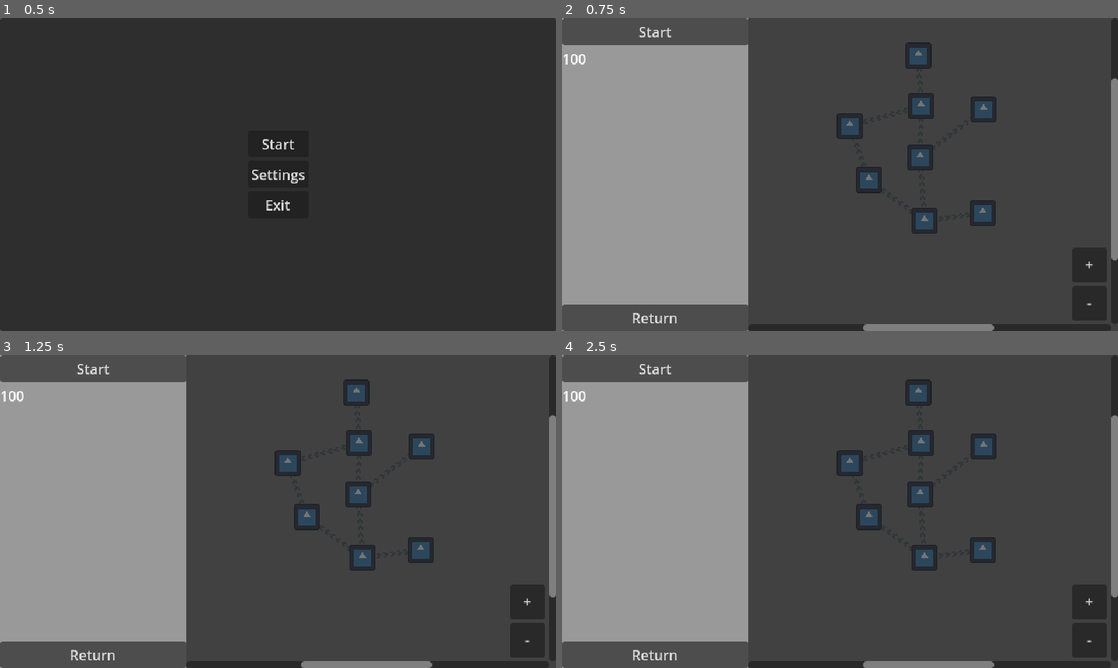
Above: before the commit, frames 1-4 (two rows, left to right).
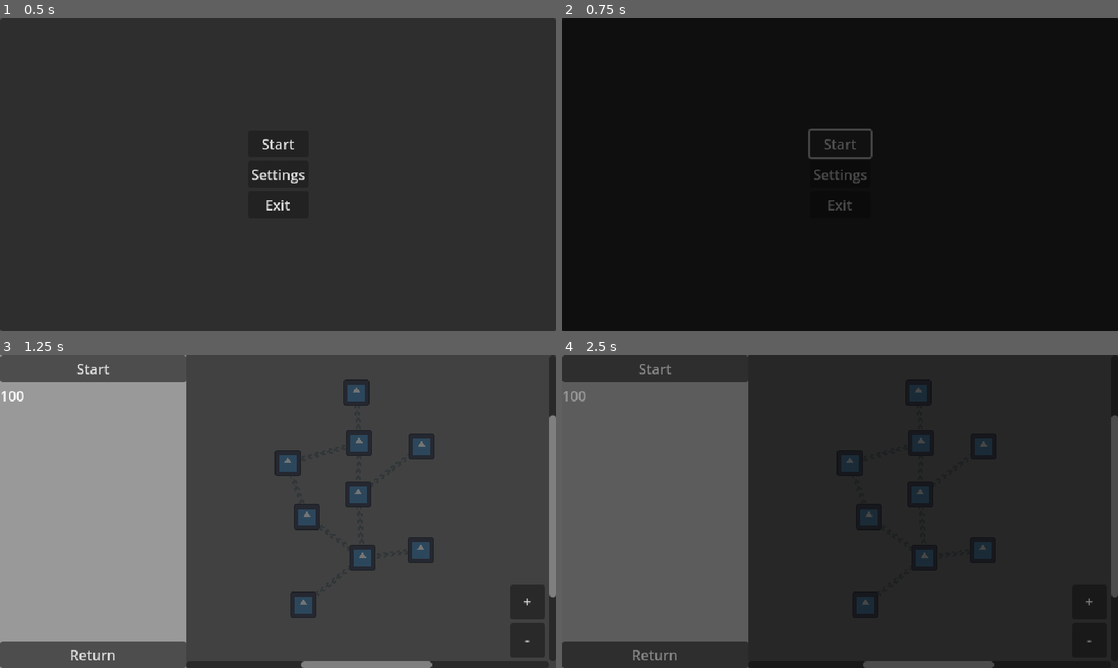
Above: after the commit, the same moments.

Repository: Christian-3-NA/incremental-breaker
Game: Godot game, scene res://Scenes/main_menu.tscn
The game is run twice, just before and just after one commit, with the same random seed, the same clock (stepped at 60 frames per second) and the same inputs. The engine's default icon, where the game draws it, is replaced by a stand-in: a white triangle on a blue panel in a dark square.
Inputs:
- Up to frame 1 (0.5 s): no input
- Up to frame 2 (0.75 s): click "Start" at 0.5 s
- Up to frame 3 (1.25 s): no input
- Up to frame 4 (2.5 s): click "Return" at 1.25 s; click "Start" at 2 s

Frame 1 is identical in both runs. In frame 2, 99% of the frame differs, in the area x 0-100%, y 0-100%; in frame 3, 0.4%; in frame 4, 95%.

Commit message:
powerups!

Diff:
--- a/Scenes/game_manager.tscn
+++ b/Scenes/game_manager.tscn
@@ -1,6 +1,7 @@
-[gd_scene load_steps=10 format=3 uid="uid://dq7qljelx3qne"]
+[gd_scene load_steps=11 format=3 uid="uid://dq7qljelx3qne"]
 
 [ext_resource type="Script" uid="uid://bbocmn23ten61" path="res://Scripts/game_manager.gd" id="1_opyn2"]
+[ext_resource type="PackedScene" uid="uid://bru8kicfx4ugg" path="res://Scenes/safety_net.tscn" id="2_e5fcp"]
 
 [sub_resource type="StyleBoxFlat" id="StyleBoxFlat_3pc81"]
 bg_color = Color(0.117647, 0.215686, 0.215686, 1)
@@ -102,3 +103,8 @@
 
 [node name="BlockLowerTimer" type="Timer" parent="."]
 one_shot = true
+
+[node name="SafetyNet" parent="." instance=ExtResource("2_e5fcp")]
+process_mode = 4
+visible = false
+position = Vector2(160, 330)
--- a/Scenes/global.tscn
+++ b/Scenes/global.tscn
@@ -1,10 +1,66 @@
-[gd_scene load_steps=2 format=3 uid="uid://byf6toar5qc8h"]
+[gd_scene load_steps=6 format=3 uid="uid://byf6toar5qc8h"]
 
 [ext_resource type="Script" uid="uid://qt6wfqthh4x3" path="res://Scripts/global.gd" id="1_ohcpx"]
 
+[sub_resource type="StyleBoxFlat" id="StyleBoxFlat_koean"]
+bg_color = Color(0, 0, 0, 1)
+
+[sub_resource type="Animation" id="Animation_o8ivi"]
+length = 0.001
+tracks/0/type = "value"
+tracks/0/imported = false
+tracks/0/enabled = true
+tracks/0/path = NodePath("SceneTransitionScreen:modulate")
+tracks/0/interp = 1
+tracks/0/loop_wrap = true
+tracks/0/keys = {
+"times": PackedFloat32Array(0),
+"transitions": PackedFloat32Array(1),
+"update": 0,
+"values": [Color(1, 1, 1, 1)]
+}
+
+[sub_resource type="Animation" id="Animation_koean"]
+resource_name = "scene_transition"
+length = 0.25
+tracks/0/type = "value"
+tracks/0/imported = false
+tracks/0/enabled = true
+tracks/0/path = NodePath("SceneTransitionScreen:modulate")
+tracks/0/interp = 1
+tracks/0/loop_wrap = true
+tracks/0/keys = {
+"times": PackedFloat32Array(0, 0.25),
+"transitions": PackedFloat32Array(1, 1),
+"update": 0,
+"values": [Color(1, 1, 1, 0), Color(1, 1, 1, 1)]
+}
+
+[sub_resource type="AnimationLibrary" id="AnimationLibrary_yl8w0"]
+_data = {
+&"RESET": SubResource("Animation_o8ivi"),
+&"scene_transition": SubResource("Animation_koean")
+}
+
 [node name="Global" type="Node"]
+process_mode = 3
 script = ExtResource("1_ohcpx")
 
 [node name="GameTimer" type="Timer" parent="."]
 wait_time = 30.0
 one_shot = true
+
+[node name="SceneTransitionScreen" type="Panel" parent="."]
+visible = false
+z_index = 64
+z_as_relative = false
+offset_right = 640.0
+offset_bottom = 360.0
+mouse_filter = 2
+theme_override_styles/panel = SubResource("StyleBoxFlat_koean")
+
+[node name="SceneTransitionPlayer" type="AnimationPlayer" parent="."]
+libraries = {
+&"": SubResource("AnimationLibrary_yl8w0")
+}
+playback_auto_capture_transition_type = 4
--- /dev/null
+++ b/Scenes/powerup.tscn
@@ -0,0 +1,10 @@
+[gd_scene load_steps=3 format=3 uid="uid://bk0ymnra8wigw"]
+
+[ext_resource type="Script" uid="uid://clcl5q8apahs" path="res://Scripts/powerup.gd" id="1_85oov"]
+[ext_resource type="Texture2D" uid="uid://bmf1pdju8mgxh" path="res://Assets/power_up_icons/extra_ball_power.png" id="2_dkaad"]
+
+[node name="Powerup" type="Node2D"]
+script = ExtResource("1_85oov")
+
+[node name="PowerupSprite" type="Sprite2D" parent="."]
+texture = ExtResource("2_dkaad")
--- /dev/null
+++ b/Scenes/safety_net.tscn
@@ -0,0 +1,20 @@
+[gd_scene load_steps=4 format=3 uid="uid://bru8kicfx4ugg"]
+
+[ext_resource type="Script" uid="uid://fgq6ajgkl2iy" path="res://Scripts/safety_net.gd" id="1_68457"]
+[ext_resource type="Texture2D" uid="uid://dstydst7jjb6b" path="res://Assets/safety_net.png" id="1_s0tuf"]
+
+[sub_resource type="RectangleShape2D" id="RectangleShape2D_68457"]
+size = Vector2(320, 8)
+
+[node name="SafetyNet" type="CharacterBody2D"]
+script = ExtResource("1_68457")
+
+[node name="SafetyNetSprite" type="Sprite2D" parent="."]
+position = Vector2(-1.33514e-05, 0)
+scale = Vector2(40, 1)
+texture = ExtResource("1_s0tuf")
+
+[node name="SafetyNetCollision" type="CollisionShape2D" parent="."]
+shape = SubResource("RectangleShape2D_68457")
+one_way_collision = true
+one_way_collision_margin = 8.0
--- a/Scenes/shop_tree.tscn
+++ b/Scenes/shop_tree.tscn
@@ -89,7 +89,7 @@
 value_to_change = "coin_chance"
 value_change_mode = "set"
 new_value = 0.5
-unlocks = [NodePath("../FasterBallUpgrade"), NodePath("../HigherMoney2Upgrade"), NodePath("../BuyLaserUpgrade")]
+unlocks = [NodePath("../FasterBallUpgrade"), NodePath("../HigherMoney2Upgrade"), NodePath("../BuyLaserUpgrade"), NodePath("../MoreSafetyNets")]
 
 [node name="LongerGameTime" parent="." node_paths=PackedStringArray("unlocked_by") instance=ExtResource("1_pwjfw")]
 layout_mode = 0
@@ -132,3 +132,17 @@
 value_change_mode = "subtract_float"
 new_value = 150.0
 unlocked_by = [NodePath("../BuyLaserUpgrade"), NodePath("../BiggerPaddleUpgrade")]
+
+[node name="MoreSafetyNets" parent="." node_paths=PackedStringArray("unlocked_by") instance=ExtResource("1_pwjfw")]
+layout_mode = 0
+offset_left = 507.0
+offset_top = 392.0
+offset_right = 537.0
+offset_bottom = 422.0
+upgrade_cost = 5
+upgrade_name = "Safety Net"
+upgrade_description = "Keeps your ball from falling once."
+value_to_change = "starting_nets"
+value_change_mode = "add_float"
+new_value = 1.0
+unlocked_by = [NodePath("../HigherMoneyUpgrade")]
--- a/Scripts/ball.gd
+++ b/Scripts/ball.gd
@@ -79,7 +79,7 @@
 							collision_target.hit()
 
 
-''' ---------- DEFAULT FUNCTIONS ---------- '''
+''' ---------- CUSTOM FUNCTIONS ---------- '''
 
 func shatter():
 	ball_destroyed.emit(self)
--- a/Scripts/block.gd
+++ b/Scripts/block.gd
@@ -8,10 +8,12 @@
 
 # Scenes
 var coin_scene = preload("res://Scenes/coin.tscn")
+var powerup_scene = preload("res://Scenes/powerup.tscn")
 var rng = RandomNumberGenerator.new()
 
 # Variables
 var health = 1
+var child_powerup
 
 ''' ---------- CUSTOM FUNCTIONS ---------- '''
 
@@ -25,7 +27,16 @@
 			new_coin.position = position
 			get_parent().add_child(new_coin)
 
+		if child_powerup:
+			child_powerup.activate_powerup()
 		queue_free()
 
 	else:
 		$CracksSprite.show()
+
+
+func spawn_with_powerup(powerup_type):
+	var new_powerup = powerup_scene.instantiate()
+	new_powerup.powerup_type = powerup_type
+	child_powerup = new_powerup
+	add_child(new_powerup)
--- a/Scripts/game_manager.gd
+++ b/Scripts/game_manager.gd
@@ -22,14 +22,27 @@
 var default_block_lower_timer = 1
 var spawn_wave_at_height = 0
 
+var powerup_spawn_names = Global.all_powerup_names
+var powerup_spawn_weights = Global.all_powerup_spawn_weights
+var spawn_none_chance = 1.0
+
 # Gameplay Variables
 var current_height = 0
+var current_nets = Global.starting_nets
 
 
 ''' ---------- DEFAULT FUNCTIONS ---------- '''
 
 # Called when the node enters the scene tree for the first time.
 func _ready() -> void:
+	Global.play_scene_transition(false)
+
+	# Powerup Spawning
+	for chance in powerup_spawn_weights:
+		spawn_none_chance -= chance
+	powerup_spawn_weights.append(spawn_none_chance)
+	powerup_spawn_names.append("none")
+
 	$BlockLowerTimer.start()
 	insert_pattern(rng.randi_range(0, pattern_list_size))
 
@@ -43,6 +56,12 @@
 	new_paddle.position = Vector2(160, 313)
 	add_child(new_paddle)
 	paddle_ref = new_paddle
+
+	# Enable the safety net
+	current_nets = Global.starting_nets
+	if current_nets > 0:
+		$SafetyNet.process_mode = Node.PROCESS_MODE_INHERIT
+		$SafetyNet.enable_net()
 
 
 # Called every frame. 'delta' is the elapsed time since the previous frame.
@@ -65,10 +84,18 @@
 	# Height Display
 	$RightPanel/HeightDisplay.text = str(current_height)
 
+	# Spawn nets with powerups
+	current_nets = Global.safety_nets
+	if current_nets > 0:
+		$SafetyNet.process_mode = Node.PROCESS_MODE_INHERIT
+		$SafetyNet.enable_net()
+
 
 ''' ---------- CUSTOM FUNCTIONS ---------- '''
 
 func end_level():
+	Global.play_scene_transition(true)
+	await Global.get_node("SceneTransitionPlayer").animation_finished
 	get_tree().change_scene_to_file("res://Scenes/shop_screen.tscn")
 
 
@@ -133,6 +160,10 @@
 		new_brick.get_node("BlockSprite").scale *= 0.5
 		new_brick.get_node("CracksSprite").scale *= 0.5
 
+	var next_powerup_spawn = powerup_spawn_names[rng.rand_weighted(powerup_spawn_weights)]
+	if next_powerup_spawn != "none":
+		new_brick.spawn_with_powerup(next_powerup_spawn)
+
 	new_brick.get_node("BlockSprite").frame = rng.randi_range(0, 3)
 	new_brick.position = Vector2(margin + (16 * c) + (8 * (new_brick.scale.x - 1)), margin + (16 * r) - (8 * (new_brick.scale.y - 1)))
 	add_child(new_brick)
--- a/Scripts/global.gd
+++ b/Scripts/global.gd
@@ -8,10 +8,22 @@
 var ball_speed = 200.0
 var ball_count = 1.0 # how many balls
 var max_game_time = 60.0
+var safety_nets = 0.0
+var starting_nets = 0.0
+
+# Powerup spawn chances and names
+var spawn_extra_ball_name = "EXTRA_BALL"
+var spawn_extra_ball_chance = 0.1
+var spawn_safety_net_name = "SAFETY_NET"
+var spawn_safety_net_chance = 0.1
+var all_powerup_names = [spawn_extra_ball_name, spawn_safety_net_name]
+var all_powerup_spawn_weights = [spawn_extra_ball_chance, spawn_safety_net_chance]
+var total_powerup_spawn_chance = spawn_extra_ball_chance + spawn_safety_net_chance
 
 # Equipment Upgrades. bools are 0 or 1
 var laser_unlocked = 0
 
+# Upgrade list
 var upgrades_bought = []
 
 # Pattern Dict. filled by initialize_pattern, data is [black_id, [x_coordinate, y_coordinate]]
@@ -56,3 +68,14 @@
 					pattern_data.append([2, [x, y]]) # LARGE BLOCK
 
 	pattern_dict[index] = pattern_data
+
+
+# Plays the animation when changing scenes. direction_bool = true is forward, false is backward
+func play_scene_transition(direction_bool):
+	if direction_bool:
+		$SceneTransitionScreen.show()
+		$SceneTransitionPlayer.play("scene_transition")
+	else:
+		$SceneTransitionPlayer.play_backwards("scene_transition")
+		await $SceneTransitionPlayer.animation_finished
+		$SceneTransitionScreen.hide()
--- a/Scripts/main_menu.gd
+++ b/Scripts/main_menu.gd
@@ -1,9 +1,18 @@
 extends Control
+
+
+''' ---------- DEFAULT FUNCTIONS ---------- '''
+
+# Called when the node enters the scene tree for the first time.
+func _ready() -> void:
+	Global.play_scene_transition(false)
 
 
 ''' ---------- SIGNAL FUNCTIONS ---------- '''
 
 func _on_start_button_pressed() -> void:
+	Global.play_scene_transition(true)
+	await Global.get_node("SceneTransitionPlayer").animation_finished
 	get_tree().change_scene_to_file("res://Scenes/shop_screen.tscn")
 
 
--- /dev/null
+++ b/Scripts/powerup.gd
@@ -0,0 +1,43 @@
+extends Node2D
+
+
+''' ---------- VARIABLES ---------- '''
+
+# Scenes
+var ball_scene = preload("res://Scenes/ball.tscn")
+var ball_powerup_sprite = preload("res://Assets/power_up_icons/extra_ball_power.png")
+var safety_net_powerup_sprite = preload("res://Assets/power_up_icons/safety_net_power.png")
+
+# States
+var powerup_type = ""
+
+
+''' ---------- DEFAULT FUNCTIONS ---------- '''
+
+# Called when the node enters the scene tree for the first time.
+func _ready() -> void:
+	match powerup_type:
+		"EXTRA_BALL":
+			$PowerupSprite.texture = ball_powerup_sprite
+
+		"SAFETY_NET":
+			$PowerupSprite.texture =safety_net_powerup_sprite
+
+
+
+''' ---------- CUSTOM FUNCTIONS ---------- '''
+
+func activate_powerup():
+	match powerup_type:
+		"EXTRA_BALL":
+			var new_ball = ball_scene.instantiate()
+			new_ball.position = get_parent().position
+			get_parent().get_parent().add_child(new_ball)
+			new_ball.velocity = Vector2(0, 1).normalized() * new_ball.speed
+			new_ball.state = new_ball.BallState.BOUNCING
+
+			get_parent().get_parent().ball_ref.append(new_ball)
+			new_ball.ball_destroyed.connect(get_parent().get_parent().on_ball_destroyed)
+
+		"SAFETY_NET":
+			Global.safety_nets += 1
--- /dev/null
+++ b/Scripts/safety_net.gd
@@ -0,0 +1,14 @@
+extends CharacterBody2D
+
+
+func enable_net():
+	show()
+
+func disable_net():
+	hide()
+	process_mode = Node.PROCESS_MODE_DISABLED
+
+func hit():
+	Global.safety_nets -= 1
+	if Global.safety_nets <= 0:
+		disable_net()
--- a/Scripts/shop_screen.gd
+++ b/Scripts/shop_screen.gd
@@ -17,6 +17,8 @@
 
 # Called when the node enters the scene tree for the first time.
 func _ready() -> void:
+	Global.play_scene_transition(false)
+
 	$HBoxContainer/LeftContainer/VBoxContainer/MoneyLabel.text = str(Global.coins)
 	h_scroll.set_deferred("value", h_scroll.max_value/2 - $HBoxContainer/ScrollBox.size.x/2)
 	v_scroll.set_deferred("value", v_scroll.max_value/2 - $HBoxContainer/ScrollBox.size.y/2)
@@ -31,10 +33,14 @@
 ''' ---------- SIGNAL FUNCTIONS ---------- '''
 
 func _on_start_button_pressed() -> void:
+	Global.play_scene_transition(true)
+	await Global.get_node("SceneTransitionPlayer").animation_finished
 	get_tree().change_scene_to_file("res://Scenes/game_manager.tscn")
 
 
 func _on_return_button_pressed() -> void:
+	Global.play_scene_transition(true)
+	await Global.get_node("SceneTransitionPlayer").animation_finished
 	get_tree().change_scene_to_file("res://Scenes/main_menu.tscn")
 
 
Binary file added: Assets/power_up_icons/extra_ball_power.png
Not shown, added: Assets/power_up_icons/extra_ball_power.png.import
Binary file added: Assets/power_up_icons/safety_net_power.png
Not shown, added: Assets/power_up_icons/safety_net_power.png.import
Binary file added: Assets/safety_net.png
Not shown, added: Assets/safety_net.png.import
Not shown, added: Scripts/powerup.gd.uid
Not shown, added: Scripts/safety_net.gd.uid
